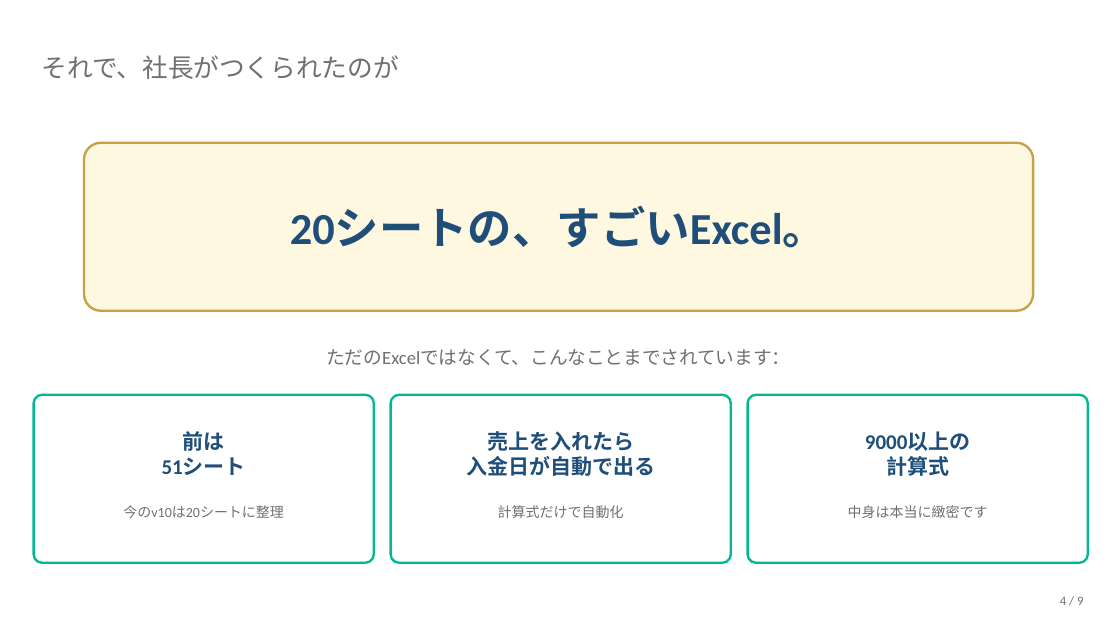
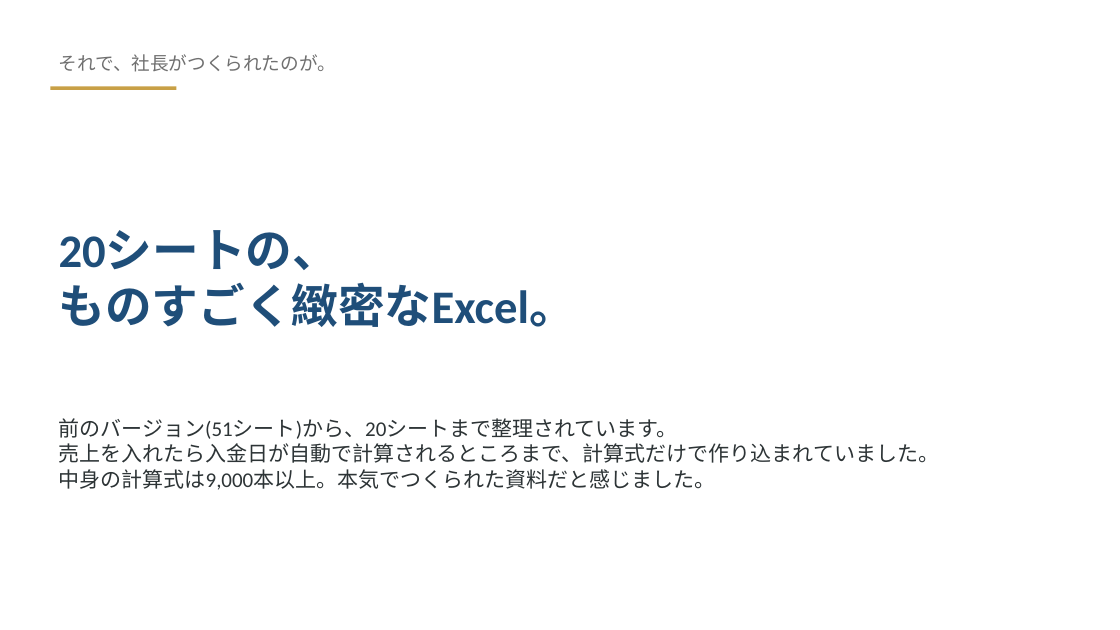
Before and after one commit to lbnakao/grcarsystem, a slide deck: slide 4 of 中道社長向け_資金管理_v10反映ご報告.pptx. Drawn at 1120x630 pixels with LibreOffice and Linux fonts; fonts in the diff are those of the drawing. Boxes give left, top, right and bottom in pixels: in the first picture for what was removed or moved away, otherwise in the second. Text is boxed around its words. In the diff, an @@ line names an element or a change of style, - is before the commit and + after.

```diff
--- a/中道社長向け_資金管理_v10反映ご報告.pptx
+++ b/中道社長向け_資金管理_v10反映ご報告.pptx
@@ text at <box>59,54,336,72</box>: text changed; size 22 to 16 pt @@
-それで、社長がつくられたのが
+それで、社長がつくられたのが。
@@ line added from (50, 88) to (176, 88), #C8A046 3 pt @@
@@ rounded rectangle removed at <box>84,143,1033,311</box> @@
@@ text at <box>59,230,576,327</box>: text changed; size 38 to 40 pt @@
-20シートの、すごいExcel。
+20シートの、
+ものすごく緻密なExcel。
@@ rounded rectangle removed at <box>34,395,374,563</box> @@
@@ text "前のバージョン(51シート)から、20シートまで整理されています。" at <box>59,418,940,490</box>: vertical alignment middle to top @@
@@ text at <box>59,418,940,490</box>: text changed; size 16 to 18 pt; text colour #707070 to #2D3436 @@
-ただのExcelではなくて、こんなことまでされています：
+前のバージョン(51シート)から、20シートまで整理されています。
+売上を入れたら入金日が自動で計算されるところまで、計算式だけで作り込まれていました。
+中身の計算式は9,000本以上。本気でつくられた資料だと感じました。
@@ rounded rectangle removed at <box>391,395,731,563</box> @@
@@ rounded rectangle removed at <box>748,395,1088,563</box> @@
@@ text removed at <box>162,431,246,475</box> @@
-前は
-51シート
@@ text removed at <box>466,431,655,476</box> @@
-売上を入れたら
-入金日が自動で出る
@@ text removed at <box>865,431,971,476</box> @@
-9000以上の
-計算式
@@ text removed at <box>123,505,284,518</box> @@
-今のv10は20シートに整理
@@ text removed at <box>498,505,624,518</box> @@
-計算式だけで自動化
@@ text removed at <box>848,505,988,518</box> @@
-中身は本当に緻密です
@@ text removed at <box>1060,597,1083,605</box> @@
-4 / 9
```
Also in this commit, not shown: 6 other slides changed, 4 slides added, 2 slides removed, 3 other files.
